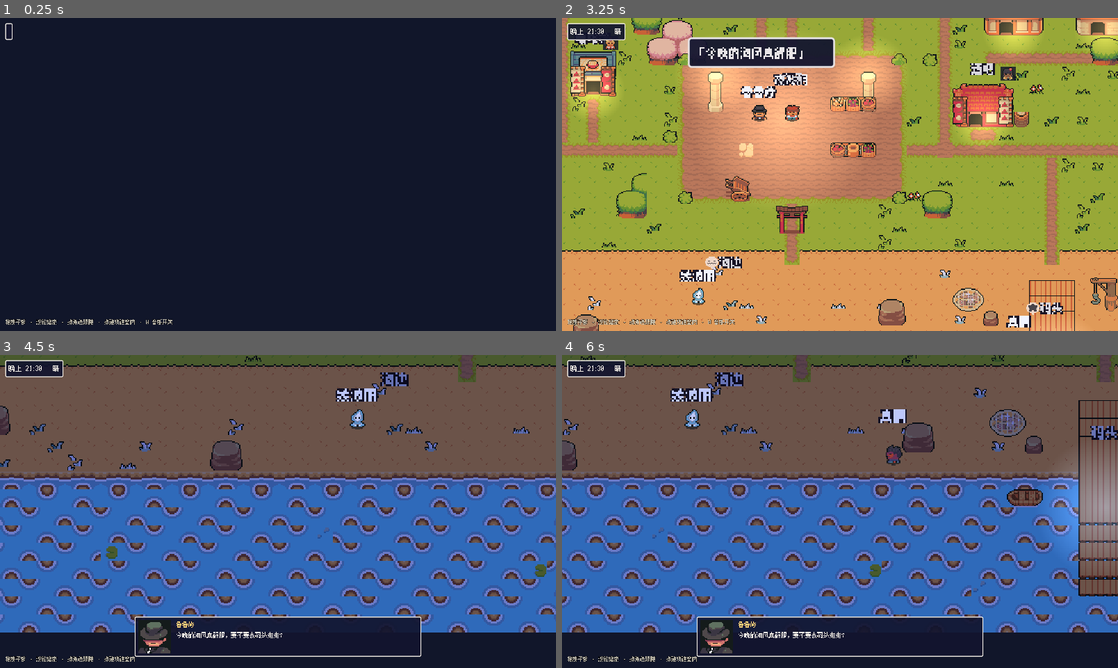
Above: before the commit, frames 1-4 (two rows, left to right).
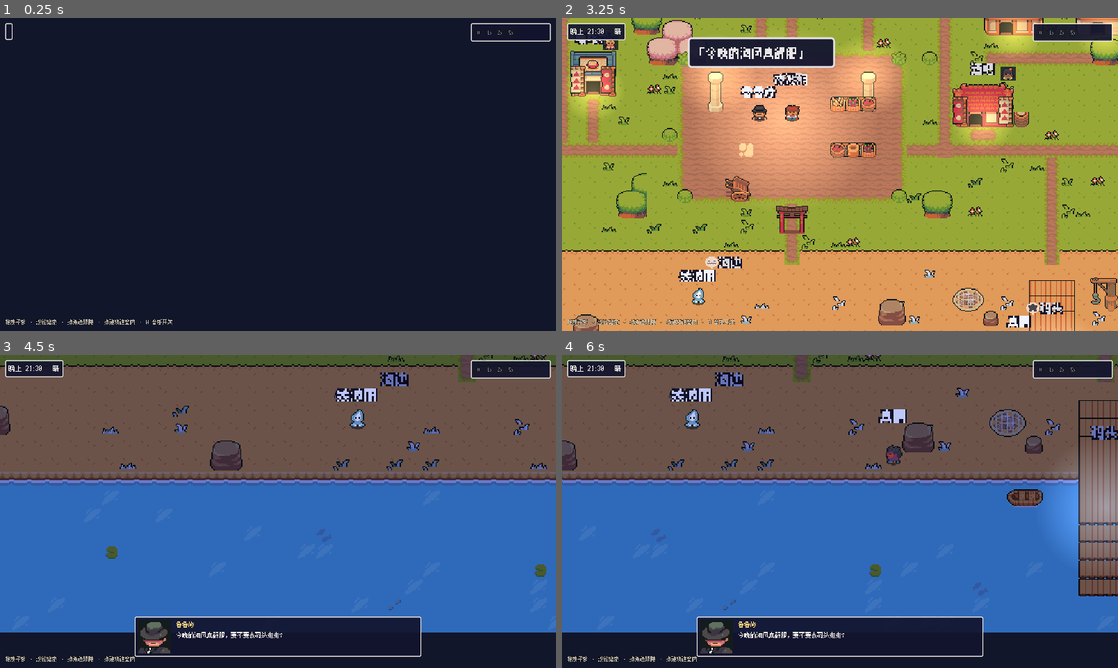
Above: after the commit, the same moments.

Repository: Oldcircle/anima
Game: Godot game, scene res://Main.tscn
Two runs of this game, one before a commit and one after it. Both use one fixed random seed, a clock stepped at 60 frames per second and the inputs below.
Inputs (mouse positions are in pixels of both pictures, inside the frame that each line leads up to):
- Up to frame 1 (0.25 s): no input
- Up to frame 2 (3.25 s): tap Enter at 0.5, 2 s; move the mouse to (962, 158) at 0.52 s; tap M at 0.6, 2.1 s; click (962, 158) at 0.67 s; tap Space at 1.25, 2.75 s; drag from (728, 190) to (812, 237) at 1.27 s; move the mouse to (895, 105) at 2.02 s; click (895, 105) at 2.17 s; drag from (812, 237) to (673, 127) at 2.77 s
- Up to frame 3 (4.5 s): drag from (33, 411) to (227, 448) at 3.52 s; click "← 返回小镇 (ESC)" at 4.25 s
- Up to frame 4 (6 s): drag from (984, 442) to (701, 630) at 5.02 s; click "← 返回小镇 (ESC)" at 5.75 s

The runs differ from the first frame. In frame 1, 0.2% of the frame differs, in the area x 84-100%, y 1-8%; in frame 2, 3.5%; in frame 3, 19%, in the area x 0-100%, y 0-89%; in frame 4, 18%.

Commit message:
fix(godot): 海面误用装饰水块 + 叶簇误当灌木；新增 P4 调速面板
- 海面：此前把带"沉底沙丘圆圈"的装饰水块铺满全海，圆圈在拼接处被切断
  看起来像满海半截石头 → 全部改为纯净海水 (1,1) + 干净白沫海岸线 (1,0)，
  仅 7% 概率撒波光点缀（鱼影/莲叶/卵石定点保留）
- 灌木：(0,10)/(2,10) 本是无躯干的草叶簇（天生"半棵"）→ 换完整圆灌木
  (1,10) 与蓬松灌木 (8,11)
- P4 调速面板（右上角 JRPG 框）：暂停/1x/2x/5x，连上后端才可用，
  speed_changed 回执高亮当前档 + 横幅提示；详情面板下移让位
- WebSocketClient 补 speed_changed 信号

Co-Authored-By: Claude Fable 5 <noreply@anthropic.com>

Diff:
--- a/godot/Main.gd
+++ b/godot/Main.gd
@@ -78,6 +78,7 @@
 var _dialog_name: Label
 var _dialog_text: Label
 var _dialog_timer: SceneTreeTimer
+var _speed_btns := {}      # speed(float) -> Button
 
 func _ready() -> void:
 	get_viewport().physics_object_picking = true
@@ -181,6 +182,42 @@
 
 	_build_weather(layer)
 	_build_dialog(layer)
+	_build_speed_panel(layer)
+
+func _build_speed_panel(layer: CanvasLayer) -> void:
+	# P4：调速（右上角，连上后端才可用）
+	var panel := PanelContainer.new()
+	panel.add_theme_stylebox_override("panel", _jrpg_box())
+	panel.anchor_left = 1.0
+	panel.anchor_right = 1.0
+	panel.offset_left = -196
+	panel.offset_right = -12
+	panel.offset_top = 12
+	layer.add_child(panel)
+	var hb := HBoxContainer.new()
+	hb.add_theme_constant_override("separation", 4)
+	panel.add_child(hb)
+	for entry in [[0.0, "⏸"], [1.0, "1x"], [2.0, "2x"], [5.0, "5x"]]:
+		var b := Button.new()
+		b.text = entry[1]
+		b.add_theme_font_size_override("font_size", 13)
+		b.disabled = true
+		b.pressed.connect(func() -> void: net.set_speed(entry[0]))
+		hb.add_child(b)
+		_speed_btns[entry[0]] = b
+	net.speed_changed.connect(_on_speed_changed)
+	net.connected.connect(func() -> void:
+		for s in _speed_btns:
+			_speed_btns[s].disabled = false)
+	net.disconnected.connect(func() -> void:
+		for s in _speed_btns:
+			_speed_btns[s].disabled = true)
+
+func _on_speed_changed(speed: float) -> void:
+	for s in _speed_btns:
+		var b: Button = _speed_btns[s]
+		b.modulate = Color("ffd27a") if is_equal_approx(s, speed) else Color.WHITE
+	_show_banner("倍速 → %s" % ("暂停" if speed == 0.0 else str(speed) + "x"))
 
 func _build_weather(layer: CanvasLayer) -> void:
 	# 全屏遮罩：阴天/雨天压暗
--- a/godot/net/WebSocketClient.gd
+++ b/godot/net/WebSocketClient.gd
@@ -10,6 +10,7 @@
 signal tick(data: Dictionary)
 signal beat_ready(data: Dictionary)
 signal character_detail(data: Dictionary)
+signal speed_changed(speed: float)
 
 @export var url: String = "ws://localhost:3001"
 @export var reconnect_delay: float = 2.0
@@ -61,7 +62,7 @@
 		"tick": tick.emit(data)
 		"beat_ready": beat_ready.emit(data)
 		"character_detail": character_detail.emit(data)
-		"speed_changed": pass
+		"speed_changed": speed_changed.emit(float(data.get("speed", 1.0)))
 		_: pass
 
 ## ── 上行（P2+ 用）──
--- a/godot/ui/DetailPanel.gd
+++ b/godot/ui/DetailPanel.gd
@@ -15,7 +15,7 @@
 	_panel.anchor_right = 1.0
 	_panel.offset_left = -320
 	_panel.offset_right = -12
-	_panel.offset_top = 12
+	_panel.offset_top = 56   # 让开右上角的调速面板
 	_panel.grow_horizontal = Control.GROW_DIRECTION_BEGIN
 	_panel.grow_vertical = Control.GROW_DIRECTION_END
 
--- a/godot/world/Town.gd
+++ b/godot/world/Town.gd
@@ -27,9 +27,12 @@
 const SAND_C := Vector2i(1, 1)
 
 # ---- TilesetWater：海面 / 码头板 / 草地池塘 / 点缀 ----
-const WATER_T := [Vector2i(5, 0), Vector2i(6, 0)]
-const WATER_C := [Vector2i(5, 1), Vector2i(6, 1), Vector2i(5, 2), Vector2i(6, 2)]
-const WATER_FISH := Vector2i(11, 1)
+# 注意：cols 4..8 的水块带"沉底沙丘圆圈"装饰，铺满会像满海半截石头 —— 海面只用纯水 (1,1)
+const WATER_T := Vector2i(1, 0)          # 干净海岸线（白沫顶边）
+const WATER_C := Vector2i(1, 1)          # 纯净海水
+const WATER_SHEEN := Vector2i(11, 2)     # 波光（低频点缀）
+const WATER_PEBBLE := Vector2i(11, 1)
+const WATER_FISH := Vector2i(11, 4)
 const WATER_LILY := Vector2i(11, 3)
 const DOCK_COL_ROWS := [12, 13, 14, 15]      # 码头板（cols 0..2 x rows 12..15）
 const POND := {"tl": Vector2i(0, 6), "t": Vector2i(1, 6), "tr": Vector2i(2, 6),
@@ -99,8 +102,8 @@
 const R_PINE_S := ["TilesetNature", 2, 0, 2, 2]
 const R_ROCK := ["TilesetNature", 13, 8, 2, 2]      # 完整单块圆岩
 const R_ROCK_S := ["TilesetNature", 15, 9, 1, 1]
-const R_BUSH := ["TilesetNature", 0, 10, 1, 1]
-const R_BUSH2 := ["TilesetNature", 2, 10, 1, 1]
+const R_BUSH := ["TilesetNature", 1, 10, 1, 1]      # 完整圆灌木（0/2 列是无躯干的叶簇，别用）
+const R_BUSH2 := ["TilesetNature", 8, 11, 1, 1]     # 完整蓬松灌木
 const R_SUNFLOWER := ["TilesetNature", 0, 11, 1, 1]
 const R_FLOWER_R := ["TilesetNature", 3, 11, 1, 1]
 
@@ -405,11 +408,14 @@
 	var water := _layer("TilesetWater")
 	water.name = "Water"
 	for x in MAP_W:
-		water.set_cell(Vector2i(x, WATER_Y), 0, WATER_T[x % 2])
+		water.set_cell(Vector2i(x, WATER_Y), 0, WATER_T)
 		for y in range(WATER_Y + 1, MAP_H):
-			water.set_cell(Vector2i(x, y), 0, WATER_C[(x + y) % 4])
+			# 纯水为主，撒少量波光
+			var t := WATER_C if _rng.randf() > 0.07 else WATER_SHEEN
+			water.set_cell(Vector2i(x, y), 0, t)
 	for spot in [[5, 33, WATER_FISH], [14, 35, WATER_LILY], [26, 34, WATER_FISH],
-			[38, 36, WATER_LILY], [60, 33, WATER_FISH], [66, 36, WATER_LILY], [44, 37, WATER_FISH]]:
+			[38, 36, WATER_LILY], [60, 33, WATER_FISH], [66, 36, WATER_LILY],
+			[44, 37, WATER_FISH], [30, 38, WATER_PEBBLE]]:
 		water.set_cell(Vector2i(spot[0], spot[1]), 0, spot[2])
 
 	# 草地池塘（森林南侧）
Binary file changed: godot/docs/shot_day.png
Binary file changed: godot/docs/shot_night.png
